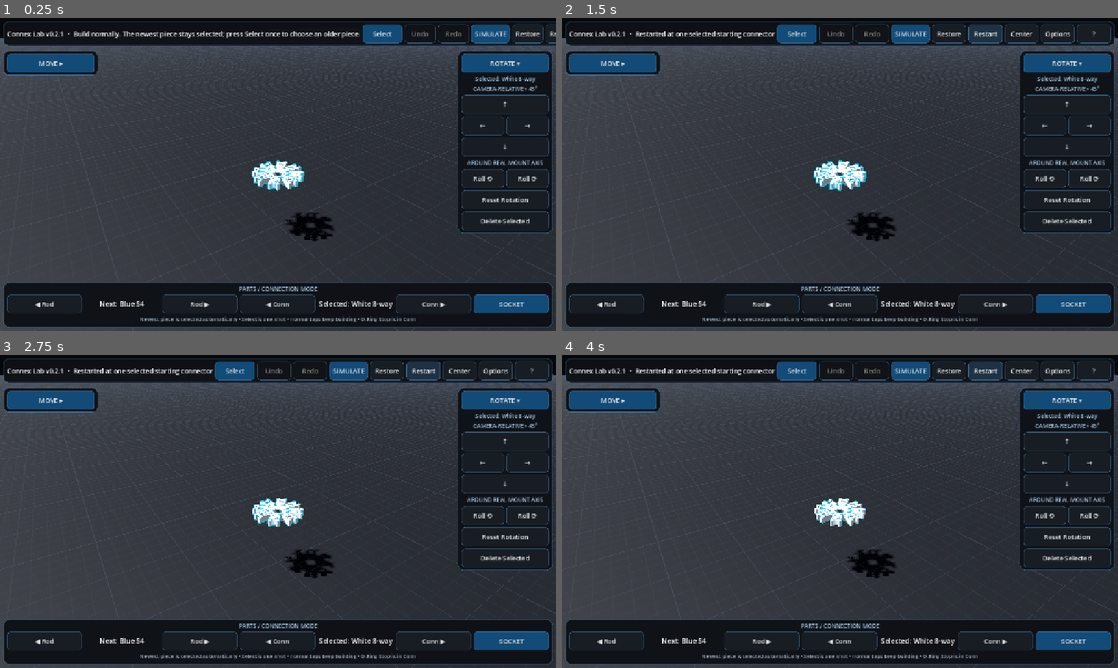
Above: before the commit, frames 1-4 (two rows, left to right).
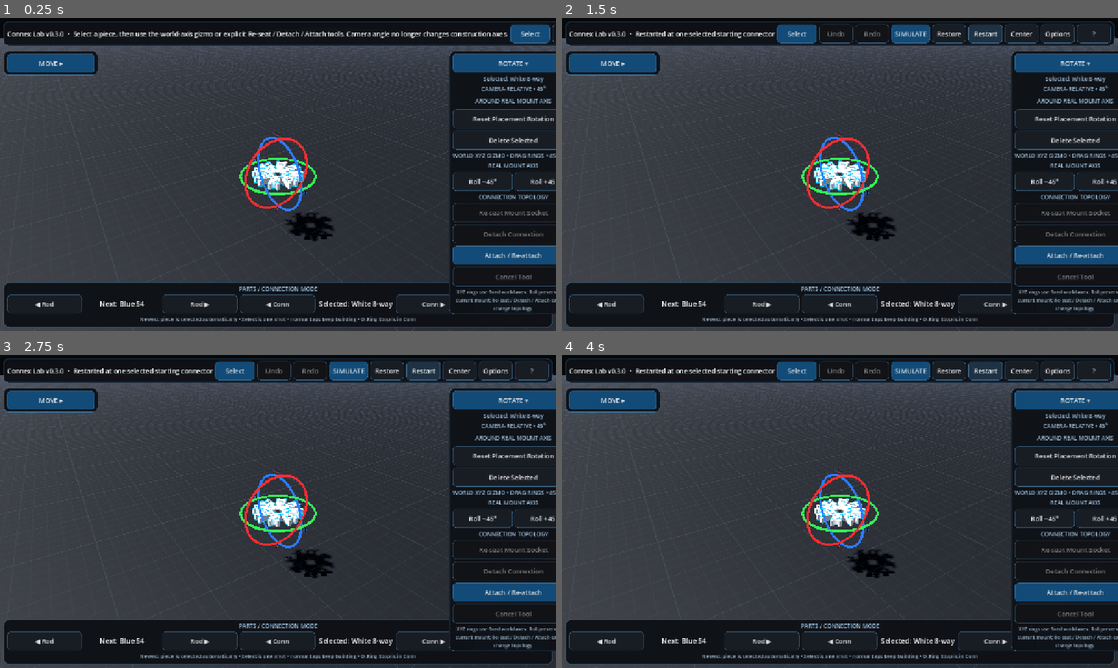
Above: after the commit, the same moments.

Repository: pixel375/connex
Game: Godot game, scene res://Main.tscn
The game is run twice, just before and just after one commit, with the same random seed, the same clock (stepped at 60 frames per second) and the same inputs.
Inputs:
- Up to frame 1 (0.25 s): no input
- Up to frame 2 (1.5 s): click "Select" at 0.5 s; click "Restart" at 1.25 s
- Up to frame 3 (2.75 s): click "Restart" at 2 s
- Up to frame 4 (4 s): click "Restart" at 2.75 s; click "Restart" at 3.5 s

The runs differ from the first frame. In frame 1, 9.9% of the frame differs, in the area x 10-100%, y 2-95%; in frame 2, 7.8%; in frame 3, 7.8%; in frame 4, 7.8%.

Commit message:
chore: switch main scene to v0.3.0

Diff:
--- a/Main.tscn
+++ b/Main.tscn
@@ -1,6 +1,6 @@
 [gd_scene load_steps=2 format=3]
 
-[ext_resource type="Script" path="res://scripts/main_v021.gd" id="1_main"]
+[ext_resource type="Script" path="res://scripts/main_v030.gd" id="1_main"]
 
 [node name="Main" type="Node3D"]
 script = ExtResource("1_main")
